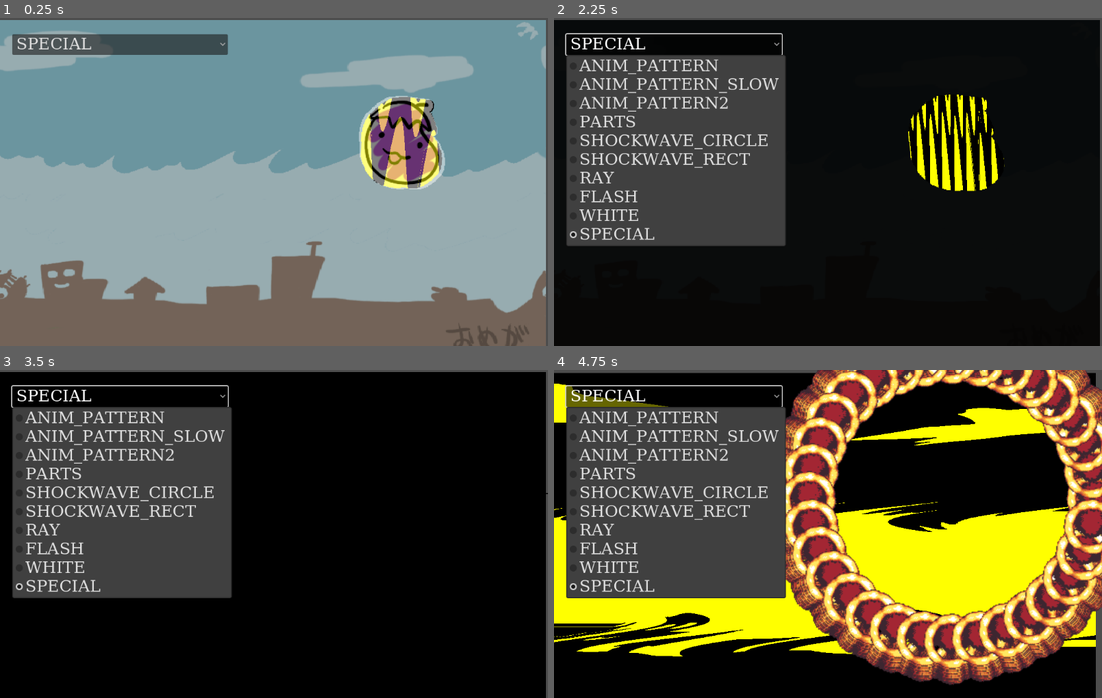
Above: before the commit, frames 1-4 (two rows, left to right).
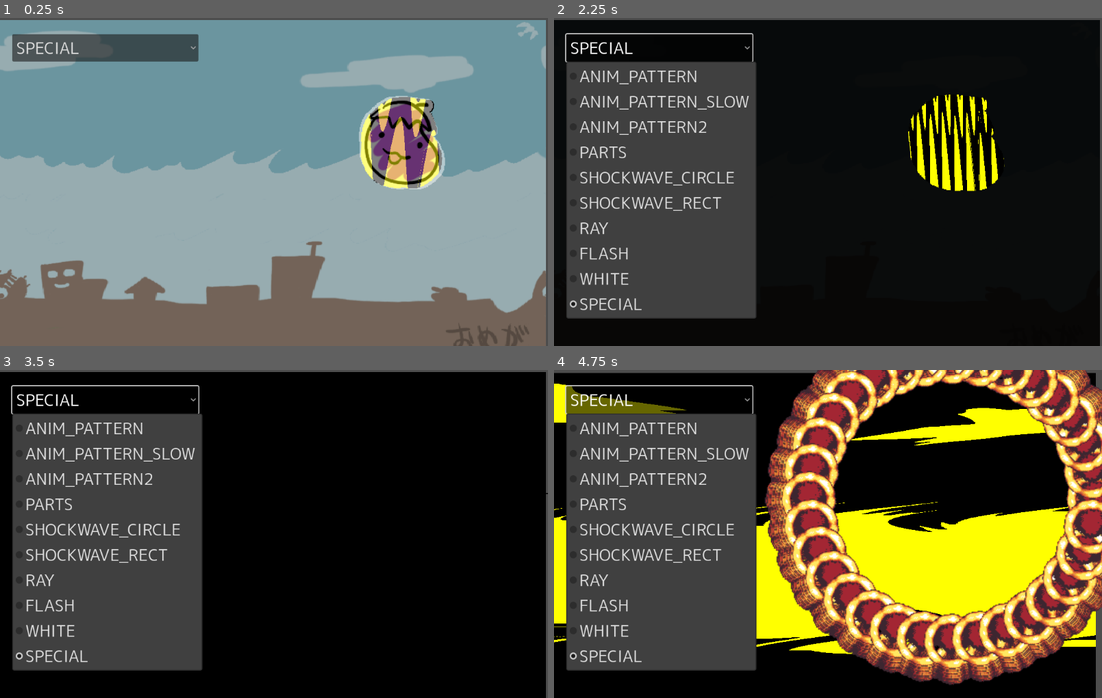
Above: after the commit, the same moments.

Repository: syun77/gd_bosseffect
Game: Godot game, scene res://Main.tscn
Two runs of this game, one before a commit and one after it. Both use one fixed random seed, a clock stepped at 60 frames per second and the inputs below.
Inputs:
- Up to frame 1 (0.25 s): no input
- Up to frame 2 (2.25 s): click "SPECIAL" at 0.5 s; click "SPECIAL" at 1.25 s; click "SPECIAL" at 2 s
- Up to frame 3 (3.5 s): no input
- Up to frame 4 (4.75 s): tap Enter at 3.5 s

The runs differ from the first frame. In frame 1, 1.3% of the frame differs, in the area x 2-42%, y 5-14%; in frame 2, 16%; in frame 3, 16%; in frame 4, 16%, in the area x 2-43%, y 4-92%.

Commit message:
HTML5出力したときに文字が表示されない不具合を修正

Diff:
--- a/gd_bosseffect/assets/fonts/new_theme.tres
+++ b/gd_bosseffect/assets/fonts/new_theme.tres
@@ -1,41 +1,7 @@
-[gd_resource type="Theme" load_steps=3 format=3 uid="uid://cp0dpuhgevj2x"]
+[gd_resource type="Theme" load_steps=2 format=3 uid="uid://cp0dpuhgevj2x"]
 
-[sub_resource type="FontFile" id="1"]
-subpixel_positioning = 0
-msdf_pixel_range = 14
-msdf_size = 128
-cache/0/16/0/ascent = 0.0
-cache/0/16/0/descent = 0.0
-cache/0/16/0/underline_position = 0.0
-cache/0/16/0/underline_thickness = 0.0
-cache/0/16/0/scale = 1.0
-cache/0/16/0/kerning_overrides/16/0 = Vector2(0, 0)
-cache/0/16/0/kerning_overrides/32/0 = Vector2(0, 0)
-cache/0/32/0/ascent = 0.0
-cache/0/32/0/descent = 0.0
-cache/0/32/0/underline_position = 0.0
-cache/0/32/0/underline_thickness = 0.0
-cache/0/32/0/scale = 1.0
-cache/0/32/0/kerning_overrides/16/0 = Vector2(0, 0)
-cache/0/32/0/kerning_overrides/32/0 = Vector2(0, 0)
-
-[sub_resource type="FontFile" id="2"]
-fallbacks = Array[Font]([SubResource("1")])
-cache/0/16/0/ascent = 0.0
-cache/0/16/0/descent = 0.0
-cache/0/16/0/underline_position = 0.0
-cache/0/16/0/underline_thickness = 0.0
-cache/0/16/0/scale = 1.0
-cache/0/16/0/kerning_overrides/16/0 = Vector2(0, 0)
-cache/0/16/0/kerning_overrides/32/0 = Vector2(0, 0)
-cache/0/32/0/ascent = 0.0
-cache/0/32/0/descent = 0.0
-cache/0/32/0/underline_position = 0.0
-cache/0/32/0/underline_thickness = 0.0
-cache/0/32/0/scale = 1.0
-cache/0/32/0/kerning_overrides/16/0 = Vector2(0, 0)
-cache/0/32/0/kerning_overrides/32/0 = Vector2(0, 0)
+[ext_resource type="FontFile" uid="uid://m4ttlqokm8rh" path="res://assets/fonts/mplus-1c-regular.ttf" id="1_0cdhf"]
 
 [resource]
-default_font = SubResource("2")
+default_font = ExtResource("1_0cdhf")
 default_font_size = 32
